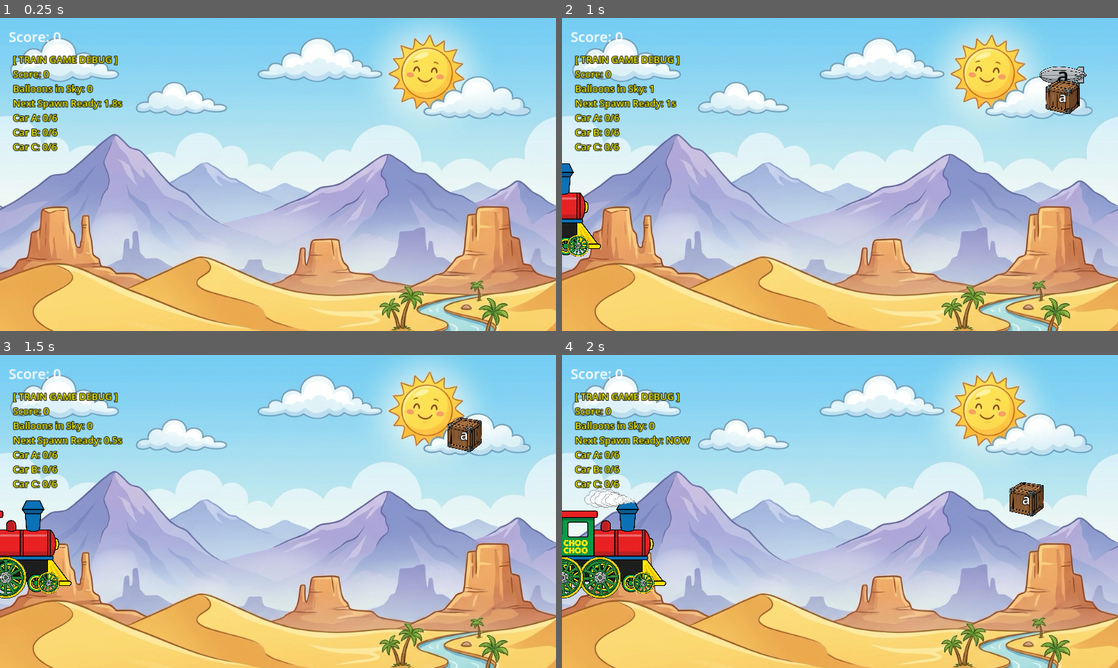
Above: before the commit, frames 1-4 (two rows, left to right).
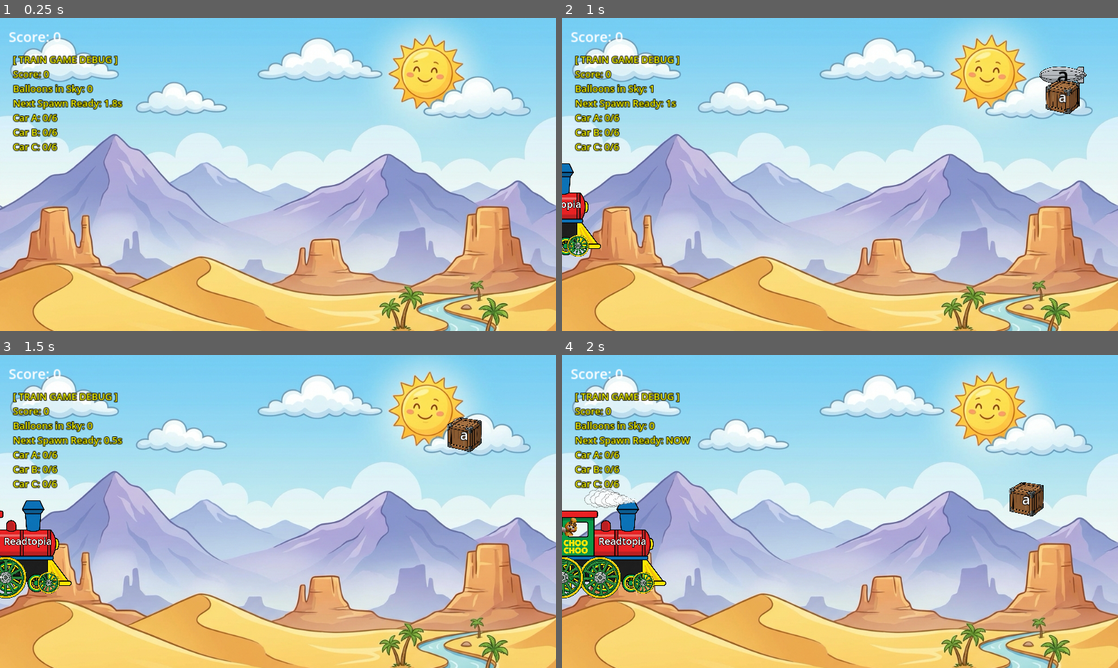
Above: after the commit, the same moments.

Repository: xiangfa/rt-games-godot
Game: Godot game, scene res://scenes/main.tscn
Same seed, same stepped clock (60 frames per second), same inputs: the game is played once before the commit and once after it.
Inputs (mouse positions are in pixels of both pictures, inside the frame that each line leads up to):
- Up to frame 1 (0.25 s): no input
- Up to frame 2 (1 s): tap Enter at 0.5 s; move the mouse to (962, 158) at 0.52 s; click (962, 158) at 0.67 s
- Up to frame 3 (1.5 s): move the mouse to (478, 411) at 1.27 s; click (478, 411) at 1.42 s
- Up to frame 4 (2 s): no input

Frame 1 is identical in both runs. In frame 2, 0.1% of the frame differs, in the area x 0-7%, y 46-76%; in frame 3, 0.2%; in frame 4, 0.4%, in the area x 0-19%, y 48-76%.

Commit message:
add driver and name

Diff:
--- a/train-words/scripts/main.gd
+++ b/train-words/scripts/main.gd
@@ -144,6 +144,7 @@
 		score += 10
 		update_score_ui()
 		show_popup(car.global_position, "+10")
+		train.play_brand_bounce()
 
 		# Define visual slots: Classic 3-2-1 Pyramid (Tighter Pack)
 		# Height jumps: -115 -> -190 (+75px) -> -265 (+75px)
--- a/train-words/scripts/train.gd
+++ b/train-words/scripts/train.gd
@@ -88,6 +88,36 @@
 
 	engine.add_child(particles)
 
+	# Add driver
+	var driver = Sprite2D.new()
+	driver.name = "Driver"
+	driver.texture = preload("res://assets/driver_inside.png")
+	driver.scale = Vector2(0.25, 0.25)
+	driver.position = Vector2(-280, -135) # Reverted to previous position
+	engine.add_child(driver)
+	# Set pivot to waist for natural movement
+	driver.offset = Vector2(0, -driver.texture.get_height() * 0.1)
+
+	_start_driver_animation(driver)
+
+	var brand_label = Label.new()
+	brand_label.name = "BrandLabel"
+	brand_label.text = "Readtopia"
+	brand_label.horizontal_alignment = HORIZONTAL_ALIGNMENT_CENTER
+	brand_label.vertical_alignment = VERTICAL_ALIGNMENT_CENTER
+
+	var font_settings = LabelSettings.new()
+	font_settings.font_size = 75
+	font_settings.font_color = Color.WHITE
+	font_settings.outline_size = 15
+	font_settings.outline_color = Color.BLACK
+	brand_label.label_settings = font_settings
+
+	brand_label.position = Vector2(-170, -140)
+	brand_label.size = Vector2(600, 200)
+	brand_label.pivot_offset = brand_label.size / 2
+	engine.add_child(brand_label)
+
 	current_x -= 280 # Narrower car spacing
 
 	for id in car_ids:
@@ -97,6 +127,38 @@
 		car.position = Vector2(current_x, 0)
 		car.setup(id)
 		current_x -= 280
+
+func play_brand_bounce():
+	var label = get_node_or_null("Engine/BrandLabel")
+	if not label: return
+
+	var tween = create_tween()
+	# Squish and Stretch pop
+	tween.set_trans(Tween.TRANS_ELASTIC).set_ease(Tween.EASE_OUT)
+	tween.tween_property(label, "scale", Vector2(1.4, 0.7), 0.1) # Squish
+	tween.tween_property(label, "scale", Vector2(0.8, 1.3), 0.1) # Stretch
+	tween.tween_property(label, "scale", Vector2(1.1, 0.9), 0.1) # Bounce back
+	tween.tween_property(label, "scale", Vector2.ONE, 0.1) # Reset
+
+	# Color flash
+	var flash_tween = create_tween()
+	flash_tween.tween_property(label, "modulate", Color(2, 2, 0), 0.1) # Bright Yellow flash
+	flash_tween.tween_property(label, "modulate", Color.WHITE, 0.3)
+
+func _start_driver_animation(driver):
+	var tween = create_tween().set_loops()
+
+	# Phase 1: Sitting/Looking around (Subtle head turning)
+	tween.tween_property(driver, "scale:x", 0.23, 1.5).set_trans(Tween.TRANS_SINE) # Turn head left
+	tween.tween_property(driver, "scale:x", 0.27, 1.5).set_trans(Tween.TRANS_SINE) # Turn head right
+	tween.tween_property(driver, "scale:x", 0.25, 1.0).set_trans(Tween.TRANS_SINE) # Back to center
+
+	# Phase 2: Playful Waving
+	for i in range(3):
+		tween.tween_property(driver, "rotation_degrees", 8, 0.4).set_trans(Tween.TRANS_QUAD)
+		tween.tween_property(driver, "rotation_degrees", -8, 0.4).set_trans(Tween.TRANS_QUAD)
+
+	tween.tween_property(driver, "rotation_degrees", 0, 0.5)
 
 func reset_cargo():
 	print("PHYSICS_DEBUG: Resetting all train cars...")
Not shown, added: train-words/assets/IP.png.import
Binary file added: train-words/assets/driver_inside.png
Not shown, added: train-words/assets/driver_inside.png.import
Not shown, added: train-words/assets/driver_ip.png.import
Binary file changed: train-words/assets/train_engine.png
Not shown, added: train-words/assets/IP.png
Not shown, added: train-words/assets/driver_ip.png
